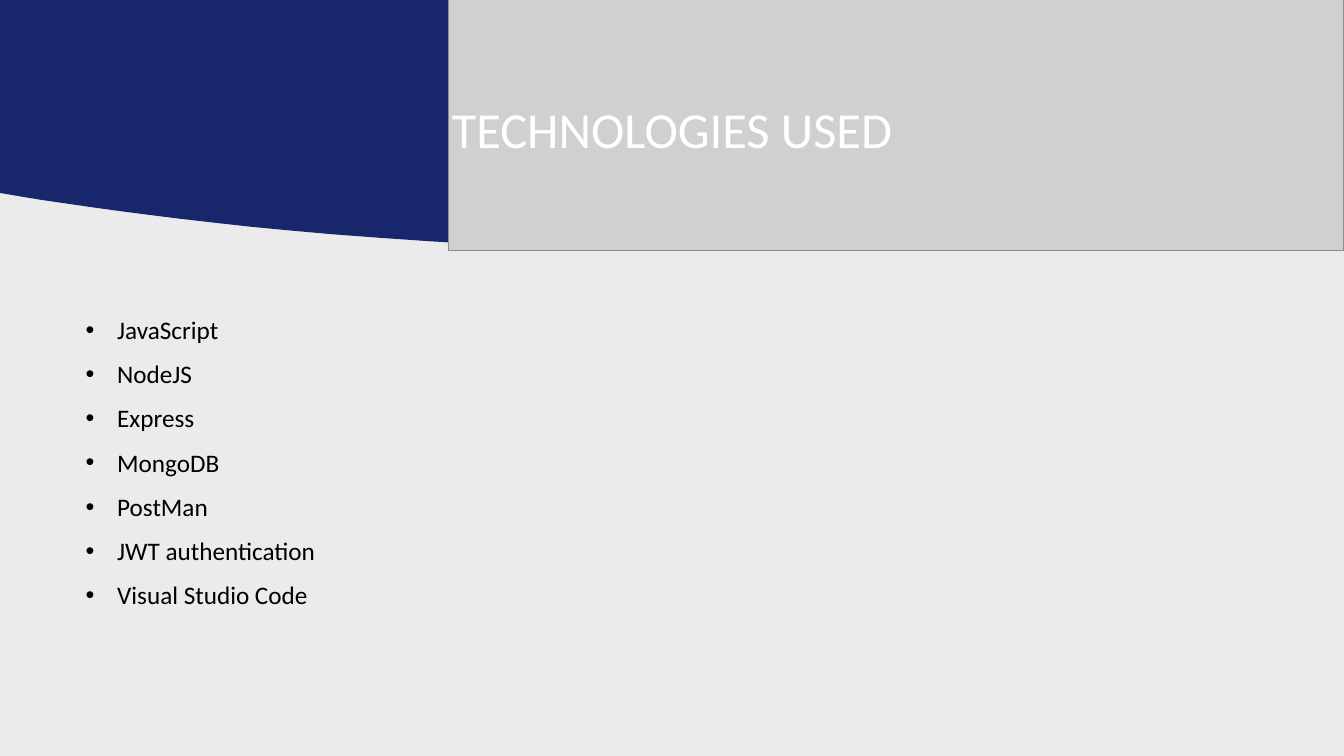
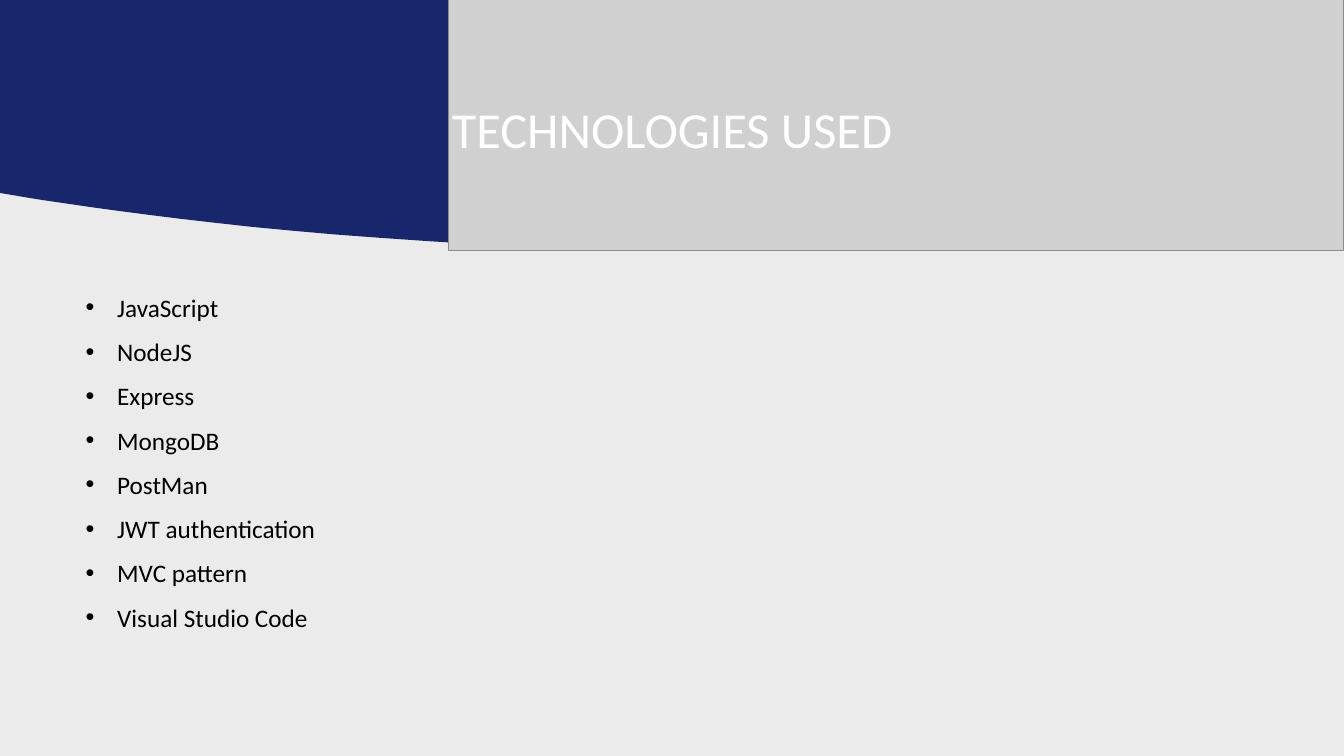
Before and after one commit to swiggy-2022-bootcamp/batch-1, a slide deck: slide 2 of Final Project/Food Delivery/Final Project Presentation.pptx. Drawn at 1344x756 pixels with LibreOffice and Linux fonts; fonts in the diff are those of the drawing; grey boxes stand for pictures; background and template pictures are left out. Boxes give left, top, right and bottom in pixels: in the first picture for what was removed or moved away, otherwise in the second. Text is boxed around its words. In the diff, an @@ line names an element or a change of style, - is before the commit and + after.

```diff
--- a/Final Project/Food Delivery/Final Project Presentation.pptx
+++ b/Final Project/Food Delivery/Final Project Presentation.pptx
@@ text at (117,565,247,586): paragraph added @@
+• MVC pattern
```
Also in this commit, not shown: 5 other files.
